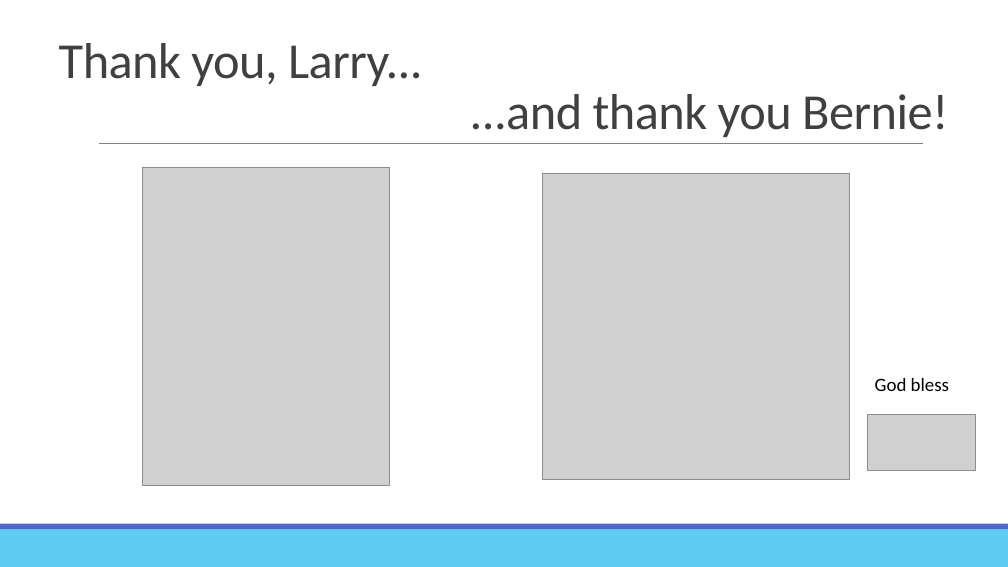
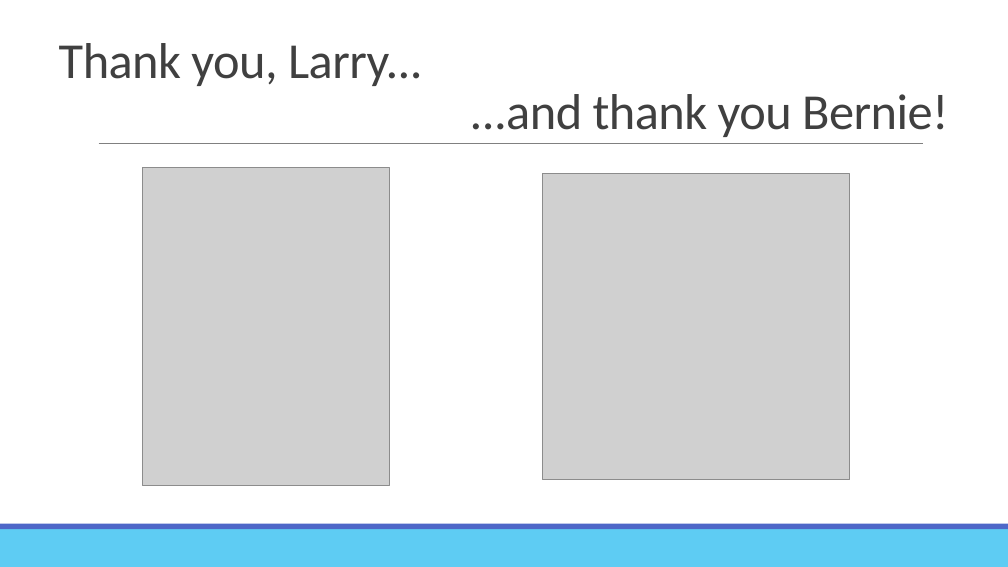
Before and after one commit to vlatko-v/ds-king_county_housing-EDA, a slide deck: slide 19 of presentation/King County Housing.pptx. Drawn at 1008x567 pixels with LibreOffice and Linux fonts; fonts in the diff are those of the drawing; grey boxes stand for pictures. Boxes give left, top, right and bottom in pixels: in the first picture for what was removed or moved away, otherwise in the second. Text is boxed around its words. In the diff, an @@ line names an element or a change of style, - is before the commit and + after.

```diff
--- a/presentation/King County Housing.pptx
+++ b/presentation/King County Housing.pptx
@@ text removed at (x1=875, y1=378, x2=949, y2=391) @@
-God bless
@@ picture removed at (x1=867, y1=414, x2=975, y2=470) @@
```
Also in this commit, not shown: 5 other slides changed, 8 other files.
